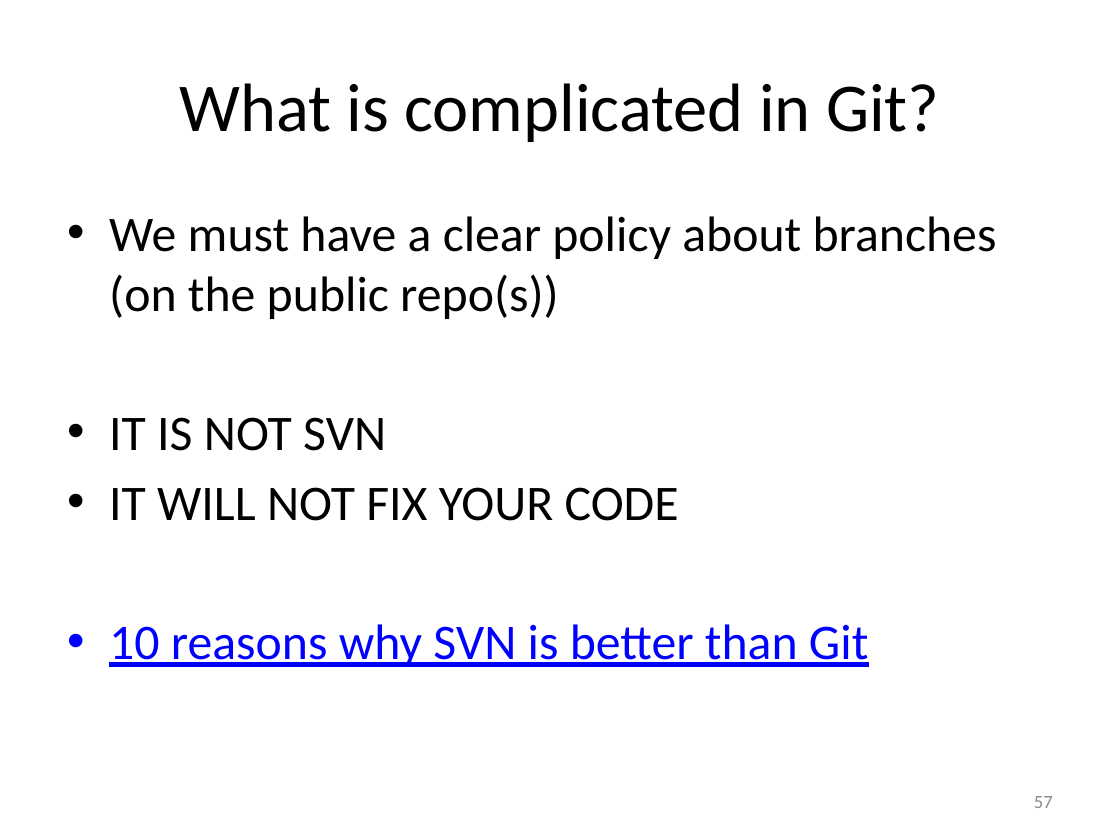
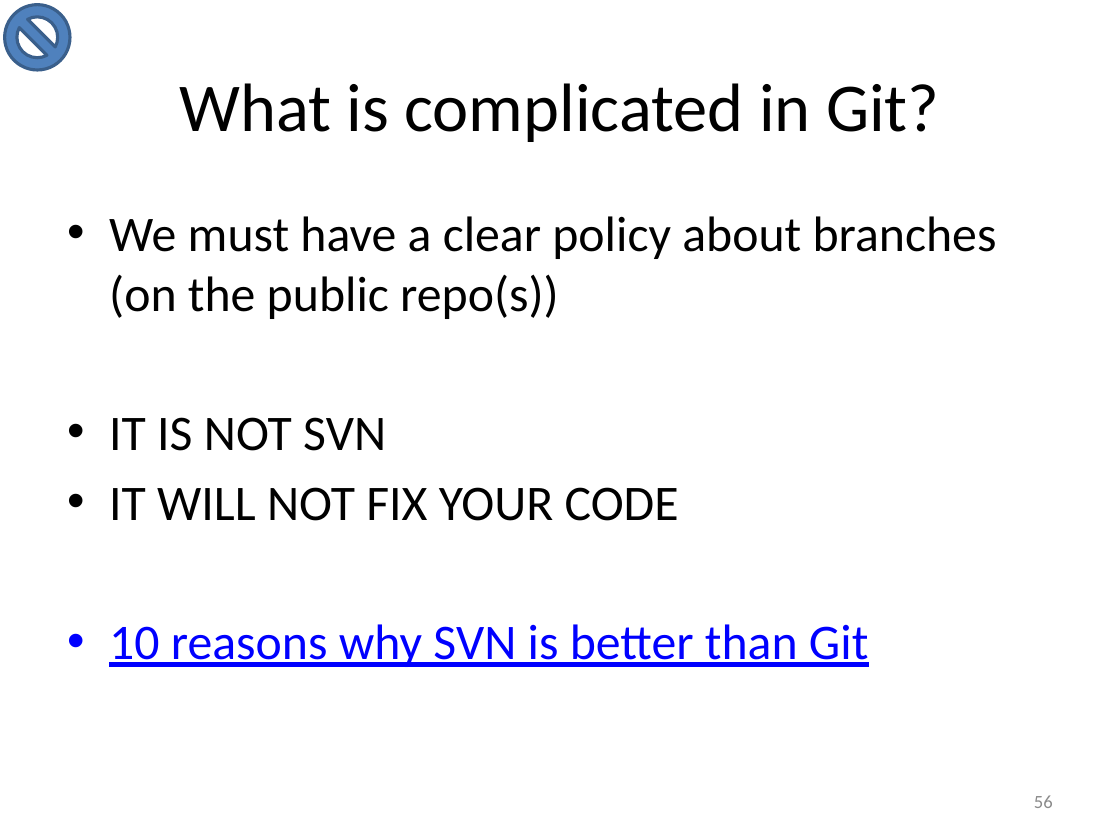
Before and after one commit to adrien59cadri/git_presentation, a slide deck: slide 56 of powerpoint/Nouveau Microsoft PowerPoint Presentation.pptx (slide 57 before the commit). Drawn at 1120x840 pixels with LibreOffice and Linux fonts; fonts in the diff are those of the drawing. Boxes give left, top, right and bottom in pixels: in the first picture for what was removed or moved away, otherwise in the second. Text is boxed around its words. In the diff, an @@ line names an element or a change of style, - is before the commit and + after.

```diff
--- a/powerpoint/Nouveau Microsoft PowerPoint Presentation.pptx
+++ b/powerpoint/Nouveau Microsoft PowerPoint Presentation.pptx
@@ no-entry sign added at box(4, 4, 69, 69), fill #4F81BD, outline #3A5F8C 2 pt @@
@@ page number at box(1034, 795, 1053, 808): text changed @@
-57
+56
```
Also in this commit, not shown: 3 other slides changed, 1 slide added, 2 slides removed, 2 other files.
